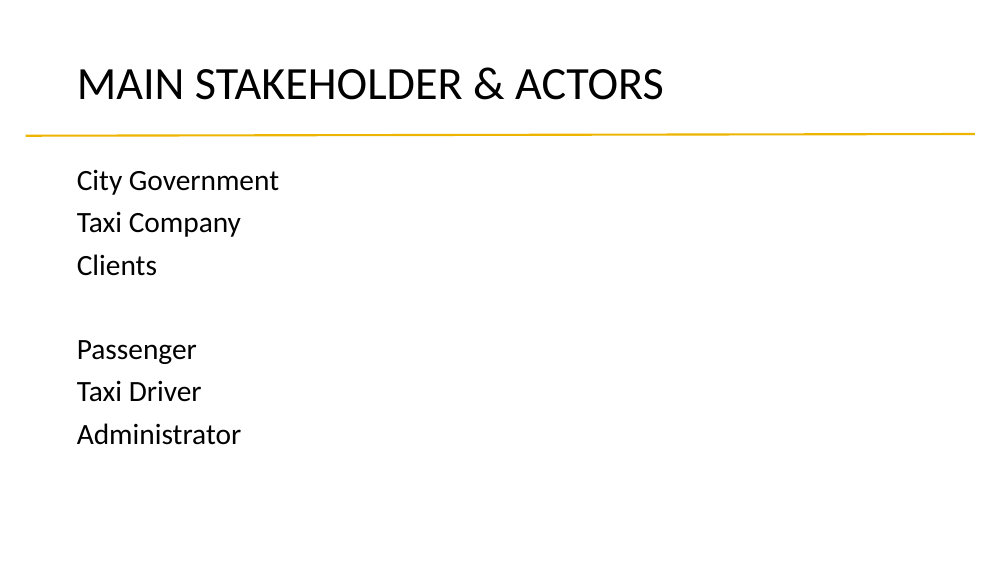
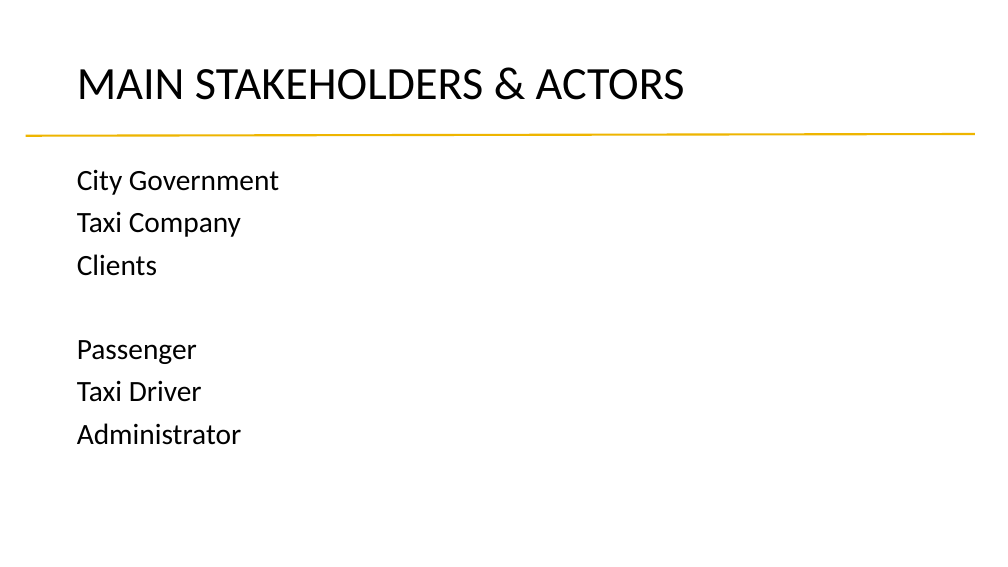
Before and after one commit to alessandrobaldassari/se2-polimi-baldassari-bendin-giarola, a slide deck: slide 2 of Final Presentation/Presentation.pptx. Drawn at 1008x567 pixels with LibreOffice and Linux fonts; fonts in the diff are those of the drawing. Boxes give left, top, right and bottom in pixels: in the first picture for what was removed or moved away, otherwise in the second. Text is boxed around its words. In the diff, an @@ line names an element or a change of style, - is before the commit and + after.

```diff
--- a/Final Presentation/Presentation.pptx
+++ b/Final Presentation/Presentation.pptx
@@ title at (x1=77, y1=69, x2=685, y2=100): text changed @@
-MAIN STAKEHOLDER & ACTORS
+MAIN STAKEHOLDERS & ACTORS
```
Also in this commit, not shown: 4 other slides changed, 7 slides added, 1 slide removed.
